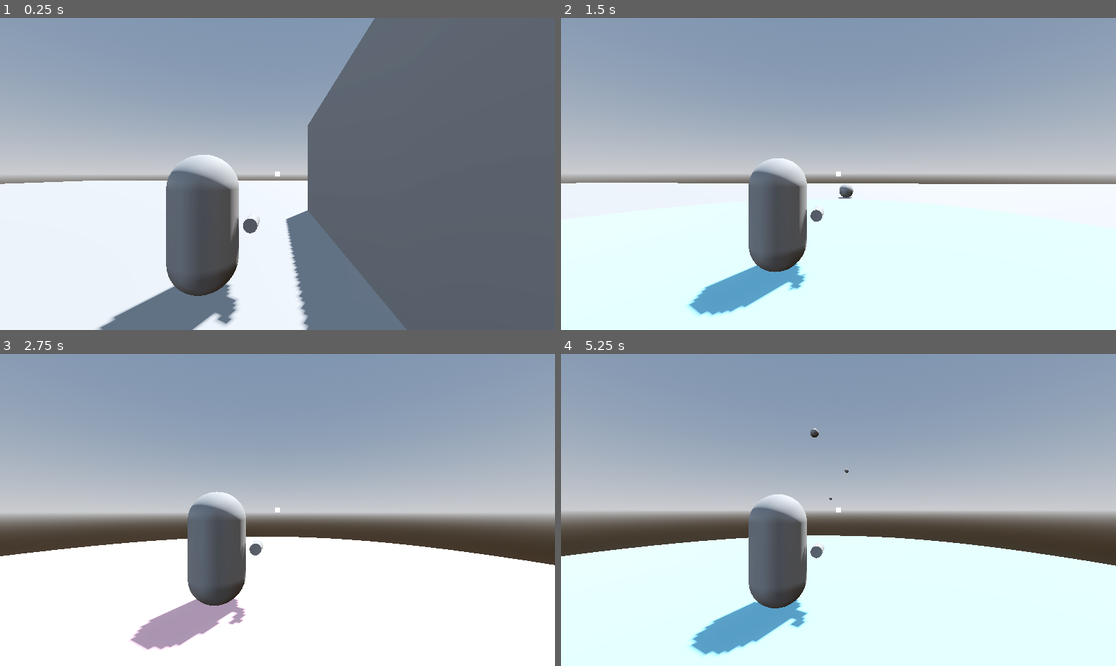
Above: before the commit, frames 1-4 (two rows, left to right).
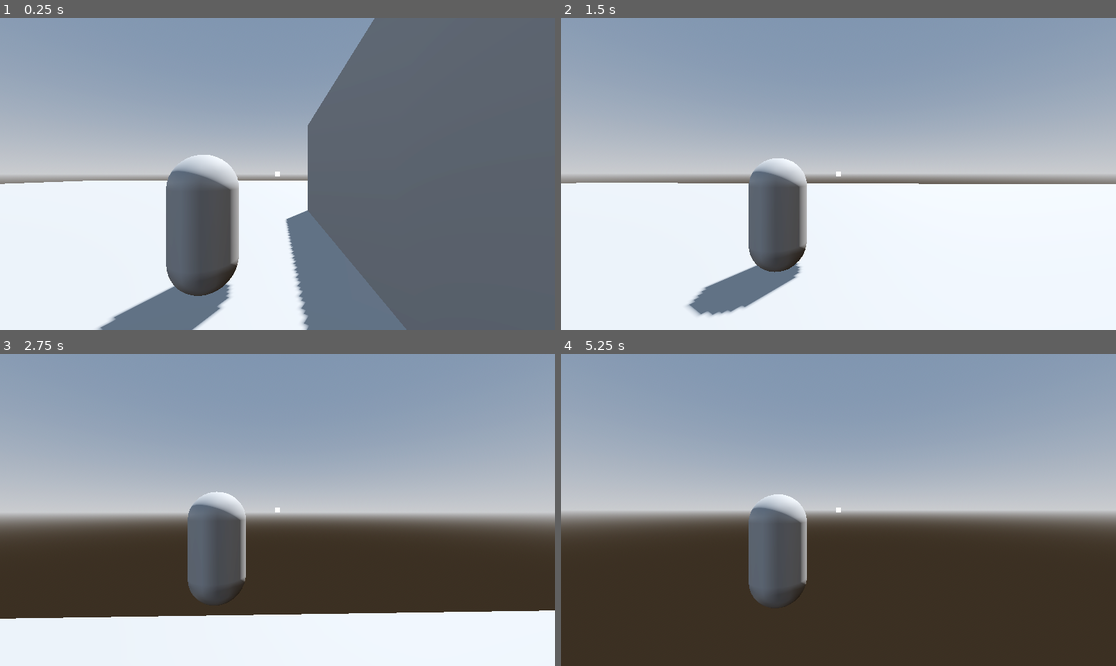
Above: after the commit, the same moments.

Repository: RocoGreen/godot-learning-project
Game: Godot game, scene res://maps/test_map_1/test_map_1.tscn
The game is run twice, just before and just after one commit, with the same random seed, the same clock (stepped at 60 frames per second) and the same inputs.
Inputs (mouse positions are in pixels of both pictures, inside the frame that each line leads up to):
- Up to frame 1 (0.25 s): no input
- Up to frame 2 (1.5 s): tap Enter at 0.5 s; move the mouse to (866, 174) at 0.52 s; press the mouse at (866, 174) at 0.53 s; hold W (move_forward) from 0.53 s (still down); tap Q (ultimate) at 0.8, 1.35 s; move the mouse to (810, 174) at 1.27 s; release the mouse at (810, 174) at 1.28 s
- Up to frame 3 (2.75 s): keep holding W (move_forward); click (249, 510) at 1.55 s; move the mouse to (288, 503) at 2.02 s; hold Space (ascend) from 2.03 s (still down); tap Q (ultimate) at 2.3 s
- Up to frame 4 (5.25 s): keep holding W (move_forward); move the mouse to (832, 516) at 2.77 s; release Space (ascend) at 2.78 s; tap Ctrl (crouch) at 2.85 s; click (832, 516) at 3.05 s; move the mouse to (877, 513) at 3.52 s; press the mouse at (877, 513) at 3.53 s; tap Q (ultimate) at 3.8 s; move the mouse to (794, 506) at 4.27 s; release the mouse at (794, 506) at 4.28 s; tap Shift (run) at 4.35 s; click (794, 506) at 4.55 s; move the mouse to (844, 510) at 5.02 s; tap F (toggle_flying_mode) at 5.1 s

The runs differ from the first frame. In frame 1, 0.5% of the frame differs, in the area x 38-47%, y 63-99%; in frame 2, 2.2%; in frame 3, 21%; in frame 4, 37%, in the area x 0-100%, y 23-100%.
Error after the commit: Invalid access to property or key 'entity' on a base object of type 'Nil'. (res://entities/playables/_shared/components/ultimates/soldier_76/playable_soldier_7…

Commit message:
Created first (very early) prototype of Soldier 76's weapon and ultimate

Diff:
--- /dev/null
+++ b/entities/playables/_shared/components/ultimates/soldier_76/playable_soldier_76_ultimate_component.gd
@@ -0,0 +1,110 @@
+extends Node3D
+
+
+@export_group("Dependencies")
+@export var playable: CharacterBody3D;
+@export var playable_identity: EntityIdentity;
+@export var camera_component: PlayableCameraComponent;
+
+@onready var ray_cast_to_check_line_of_sight: RayCast3D = %RayCastToCheckLineOfSight;
+
+
+func _ready() -> void:
+	if not playable: return;
+
+	ray_cast_to_check_line_of_sight.add_exception(playable);
+
+
+func _physics_process(_delta: float) -> void:
+	if not playable or not playable_identity: return;
+	if not camera_component: return;
+	if not Input.is_action_just_pressed(&"ultimate"): return;
+
+	var entities_in_game: Array[Node] = get_tree().get_nodes_in_group(&"entities");
+	var targets_to_shoot_at: Array[TargetToShootAt] = [];
+
+	for target: Node in entities_in_game:
+		if target is not PhysicsBody3D:
+			continue;
+
+		target = target as PhysicsBody3D;
+
+		var target_entity_component: EntityComponent = EntityComponent.from_entity(target);
+		#var target_identity: EntityIdentity = target_entity_component.identity;
+
+		if target == playable: continue;
+		#if target_identity.team == playable_identity.team: continue;
+
+		var target_position_anchor_hub_component: EntityPositionAnchorHubComponent = \
+				target_entity_component.position_anchor_hub_component;
+
+		if not target_position_anchor_hub_component: continue;
+
+		var target_center_of_mass_global_position: Vector3 = \
+				target_position_anchor_hub_component.center_of_mass_anchor.global_position;
+		var playable_camera: Camera3D = camera_component._camera;
+
+		if not playable_camera.is_position_in_frustum(target_center_of_mass_global_position):
+			print("Failed by not in camera's frustum");
+			continue;
+
+		if playable_camera.global_position.direction_to(target_center_of_mass_global_position).dot(
+				-playable_camera.global_basis.z.normalized()
+		) < deg_to_rad(45):
+			print("Failed due to center of mass being more than 45 degrees far");
+			continue;
+
+		ray_cast_to_check_line_of_sight.look_at_from_position(
+				camera_component._camera.global_position,
+				target_center_of_mass_global_position,
+		);
+
+		ray_cast_to_check_line_of_sight.target_position.z = \
+				-ray_cast_to_check_line_of_sight.global_position.distance_to(
+							target_center_of_mass_global_position,
+					);
+		ray_cast_to_check_line_of_sight.target_position.z += -1.0;
+
+		ray_cast_to_check_line_of_sight.force_raycast_update();
+
+		if not ray_cast_to_check_line_of_sight.is_colliding(): continue;
+		if not ray_cast_to_check_line_of_sight.get_collider() == target: continue;
+
+		targets_to_shoot_at.append(TargetToShootAt.new(target, playable_camera.global_position.direction_to(target_center_of_mass_global_position).dot(
+				-playable_camera.global_basis.z.normalized()
+		)));
+
+	var final_target_to_shoot_at: TargetToShootAt;
+
+	for target_to_shoot_at: TargetToShootAt in targets_to_shoot_at:
+		print("Candidate : ", target_to_shoot_at.entity, " : ", target_to_shoot_at.angle_radians);
+		if not final_target_to_shoot_at:
+			final_target_to_shoot_at = target_to_shoot_at;
+			continue;
+
+		if not target_to_shoot_at.angle_radians > final_target_to_shoot_at.angle_radians:
+			continue;
+
+		final_target_to_shoot_at = target_to_shoot_at;
+
+	print("Selected : ", final_target_to_shoot_at.entity, " : ", final_target_to_shoot_at.angle_radians);
+
+	var target: PhysicsBody3D = final_target_to_shoot_at.entity;
+	var target_entity_component: EntityComponent = EntityComponent.from_entity(target);
+
+	var target_health_component: EntityHealthComponent = target_entity_component.health_component;
+
+	if not target_health_component:
+		return;
+
+	target_health_component.damage(10.0, playable_identity);
+
+
+class TargetToShootAt extends RefCounted:
+	var entity: PhysicsBody3D;
+	var angle_radians: float;
+
+	@warning_ignore("shadowed_variable")
+	func _init(entity: PhysicsBody3D, angle_radians: float) -> void:
+		self.entity = entity;
+		self.angle_radians = angle_radians;
--- /dev/null
+++ b/entities/playables/_shared/components/ultimates/soldier_76/playable_soldier_76_ultimate_component.tscn
@@ -0,0 +1,13 @@
+[gd_scene format=3 uid="uid://c4t24nhuy6emg"]
+
+[ext_resource type="Script" uid="uid://pjad0et3h5b6" path="res://entities/playables/_shared/components/ultimates/soldier_76/playable_soldier_76_ultimate_component.gd" id="1_k6k2p"]
+
+[node name="PlayableSoldier76UltimateComponent" type="Node3D" unique_id=677259059]
+script = ExtResource("1_k6k2p")
+
+[node name="RayCastToCheckLineOfSight" type="RayCast3D" parent="." unique_id=1061653520]
+unique_name_in_owner = true
+top_level = true
+enabled = false
+target_position = Vector3(0, 0, 0)
+collision_mask = 3
--- /dev/null
+++ b/entities/playables/_shared/components/weapons/soldier_76/playable_soldier_76_weapon_component.gd
@@ -0,0 +1,35 @@
+extends Node3D
+
+
+@export var playable_identity: EntityIdentity;
+@export var camera_component: PlayableCameraComponent;
+
+@onready var lag_between_shots_timer: Timer = %LagBetweenShotsTimer;
+
+
+func _physics_process(_delta: float) -> void:
+	if not playable_identity: return;
+	if not camera_component: return;
+
+	if not Input.is_action_pressed(&"primary_fire"): return;
+	if not lag_between_shots_timer.is_stopped(): return;
+
+	var ray_to_get_what_player_aims_at_results: Dictionary = camera_component.ray_to_aim_direction();
+
+	if ray_to_get_what_player_aims_at_results.is_empty():
+		return;
+
+	var target: PhysicsBody3D = ray_to_get_what_player_aims_at_results.get("collider");
+
+	if not target.is_in_group(&"entities"):
+		return;
+
+	var target_entity_component: EntityComponent = EntityComponent.from_entity(target);
+	var target_health: EntityHealthComponent = target_entity_component.health_component;
+
+	if not target_health:
+		return;
+
+	target_health.damage(10.0, playable_identity);
+
+	lag_between_shots_timer.start();
--- /dev/null
+++ b/entities/playables/_shared/components/weapons/soldier_76/playable_soldier_76_weapon_component.tscn
@@ -0,0 +1,58 @@
+[gd_scene format=3 uid="uid://dm86sm6wuxc52"]
+
+[ext_resource type="Script" uid="uid://dt7mp36yxrjne" path="res://entities/playables/_shared/components/weapons/soldier_76/playable_soldier_76_weapon_component.gd" id="1_1trde"]
+
+[sub_resource type="StandardMaterial3D" id="StandardMaterial3D_avuhp"]
+albedo_color = Color(0.041734345, 0.6512501, 0.6079875, 1)
+
+[sub_resource type="CylinderMesh" id="CylinderMesh_1trde"]
+material = SubResource("StandardMaterial3D_avuhp")
+top_radius = 0.2
+bottom_radius = 0.2
+
+[sub_resource type="TorusMesh" id="TorusMesh_6bv13"]
+material = SubResource("StandardMaterial3D_avuhp")
+
+[sub_resource type="StandardMaterial3D" id="StandardMaterial3D_kjea4"]
+albedo_color = Color(0.041734345, 0.6512501, 0.6079875, 1)
+
+[sub_resource type="CylinderMesh" id="CylinderMesh_muel5"]
+material = SubResource("StandardMaterial3D_kjea4")
+top_radius = 0.2
+bottom_radius = 0.2
+height = 1.0
+
+[node name="PlayableSoldier76WeaponComponent" type="Node3D" unique_id=1701676529]
+script = ExtResource("1_1trde")
+
+[node name="MeshInstance3D" type="MeshInstance3D" parent="." unique_id=1732336022]
+transform = Transform3D(1, 0, 0, 0, -4.371139e-08, 1, 0, -1, -4.371139e-08, 0, 0, 0)
+visible = false
+mesh = SubResource("CylinderMesh_1trde")
+
+[node name="MuzzleMeshInstance" type="MeshInstance3D" parent="MeshInstance3D" unique_id=2101935424]
+transform = Transform3D(0.15, 0, 0, 0, 0.15, 0, 0, 0, 0.15, 0, 1, 4.371139e-08)
+mesh = SubResource("TorusMesh_6bv13")
+
+[node name="MeshInstance3D2" type="MeshInstance3D" parent="." unique_id=1475118582]
+transform = Transform3D(1, 0, 0, 0, -4.371139e-08, 1, 0, -1, -4.371139e-08, 0, -0.412, -0.5)
+visible = false
+mesh = SubResource("CylinderMesh_muel5")
+
+[node name="MuzzleMeshInstance" type="MeshInstance3D" parent="MeshInstance3D2" unique_id=726108988]
+transform = Transform3D(0.2, 0, 0, 0, 0.2, 0, 0, 0, 0.2, 0, 0.5, 0)
+mesh = SubResource("TorusMesh_6bv13")
+
+[node name="RayCastBullet" type="RayCast3D" parent="." unique_id=192270950]
+unique_name_in_owner = true
+transform = Transform3D(1, 0, 0, 0, 1, 0, 0, 0, 1, 0, 0, -1)
+visible = false
+enabled = false
+exclude_parent = false
+target_position = Vector3(0, 0, 0)
+collision_mask = 3
+
+[node name="LagBetweenShotsTimer" type="Timer" parent="." unique_id=1537019424]
+unique_name_in_owner = true
+wait_time = 0.096
+one_shot = true
--- a/entities/playables/test_character_1/test_character_1.tscn
+++ b/entities/playables/test_character_1/test_character_1.tscn
@@ -8,9 +8,9 @@
 [ext_resource type="PackedScene" uid="uid://d01sromo7yggt" path="res://entities/_shared/components/health/entity_health_component.tscn" id="5_7it47"]
 [ext_resource type="PackedScene" uid="uid://dgqseji4pi27a" path="res://entities/_shared/components/status_receiver_hub/entity_status_receiver_hub_component.tscn" id="6_wkwh7"]
 [ext_resource type="PackedScene" uid="uid://60seaq170jqq" path="res://entities/playables/_shared/components/abilities/mercy_guardian_angel/playable_mercy_guardian_angel_ability_component.tscn" id="8_64usw"]
-[ext_resource type="PackedScene" uid="uid://bmuqad506y2ec" path="res://entities/playables/_shared/components/weapons/test_arcing_projectile_weapon_1/playable_test_arcing_projectile_weapon_1_component.tscn" id="8_wkwh7"]
-[ext_resource type="PackedScene" uid="uid://gikkd26lo3hc" path="res://entities/playables/_shared/components/ultimates/luna_snow/playable_luna_snow_ultimate_component.tscn" id="10_7it47"]
+[ext_resource type="PackedScene" uid="uid://dm86sm6wuxc52" path="res://entities/playables/_shared/components/weapons/soldier_76/playable_soldier_76_weapon_component.tscn" id="8_wkwh7"]
 [ext_resource type="PackedScene" uid="uid://bs5dguomkd64k" path="res://entities/playables/_shared/components/abilities/luna_snow_clap/playable_luna_snow_clap_ability_component.tscn" id="10_wkwh7"]
+[ext_resource type="PackedScene" uid="uid://c4t24nhuy6emg" path="res://entities/playables/_shared/components/ultimates/soldier_76/playable_soldier_76_ultimate_component.tscn" id="11_3gihv"]
 [ext_resource type="PackedScene" uid="uid://vfbdf5vqp3d" path="res://entities/_shared/components/position_anchor_hub/entity_position_anchor_hub_component.tscn" id="13_3gihv"]
 
 [sub_resource type="CapsuleMesh" id="CapsuleMesh_w7sju"]
@@ -49,9 +49,8 @@
 
 [node name="Capacities" type="Node3D" parent="Components" unique_id=747146008]
 
-[node name="PlayableTestArcingProjectileWeapon1Component" parent="Components/Capacities" unique_id=831655461 node_paths=PackedStringArray("entity", "camera_component") instance=ExtResource("8_wkwh7")]
-transform = Transform3D(1, 0, 0, 0, 1, 0, 0, 0, 1, 0.6986413, 0, 0)
-entity = NodePath("../../..")
+[node name="PlayableSoldier76WeaponComponent" parent="Components/Capacities" unique_id=1701676529 node_paths=PackedStringArray("camera_component") instance=ExtResource("8_wkwh7")]
+playable_identity = ExtResource("2_3s4ss")
 camera_component = NodePath("../../PlayableCameraComponent")
 
 [node name="PlayableMercyGuardianAngelAbilityComponent" parent="Components/Capacities" unique_id=496493999 node_paths=PackedStringArray("entity", "camera_component", "character_body_3d_utils_component") instance=ExtResource("8_64usw")]
@@ -65,12 +64,10 @@
 entity_identity = ExtResource("2_3s4ss")
 camera_component = NodePath("../../PlayableCameraComponent")
 
-[node name="PlayableLunaSnowUltimateComponent" parent="Components/Capacities" unique_id=794912583 node_paths=PackedStringArray("dancefloor_position_anchor") instance=ExtResource("10_7it47")]
-entity_identity = ExtResource("2_3s4ss")
-dancefloor_position_anchor = NodePath("DanceFloorPositionAnchor")
-
-[node name="DanceFloorPositionAnchor" type="Marker3D" parent="Components/Capacities/PlayableLunaSnowUltimateComponent" unique_id=1619737366]
-transform = Transform3D(1, 0, 0, 0, 1, 0, 0, 0, 1, 0, -1, 0)
+[node name="PlayableSoldier76UltimateComponent" parent="Components/Capacities" unique_id=677259059 node_paths=PackedStringArray("playable", "camera_component") instance=ExtResource("11_3gihv")]
+playable = NodePath("../../..")
+playable_identity = ExtResource("2_3s4ss")
+camera_component = NodePath("../../PlayableCameraComponent")
 
 [node name="GameMechanicsSupport" type="Node3D" parent="Components" unique_id=1930426155]
 
Not shown, added: entities/playables/_shared/components/ultimates/soldier_76/playable_soldier_76_ultimate_component.gd.uid
Not shown, added: entities/playables/_shared/components/weapons/soldier_76/playable_soldier_76_weapon_component.gd.uid
